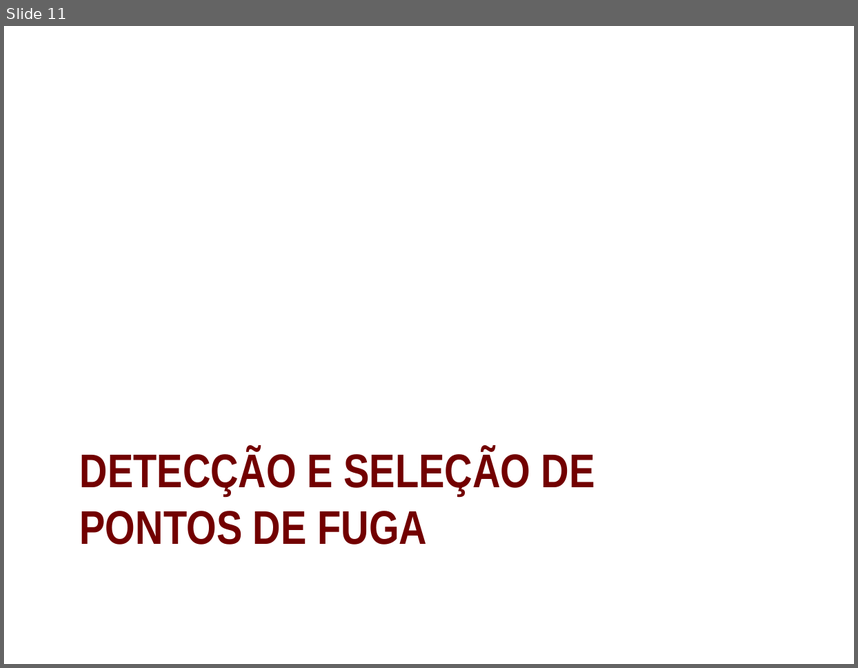
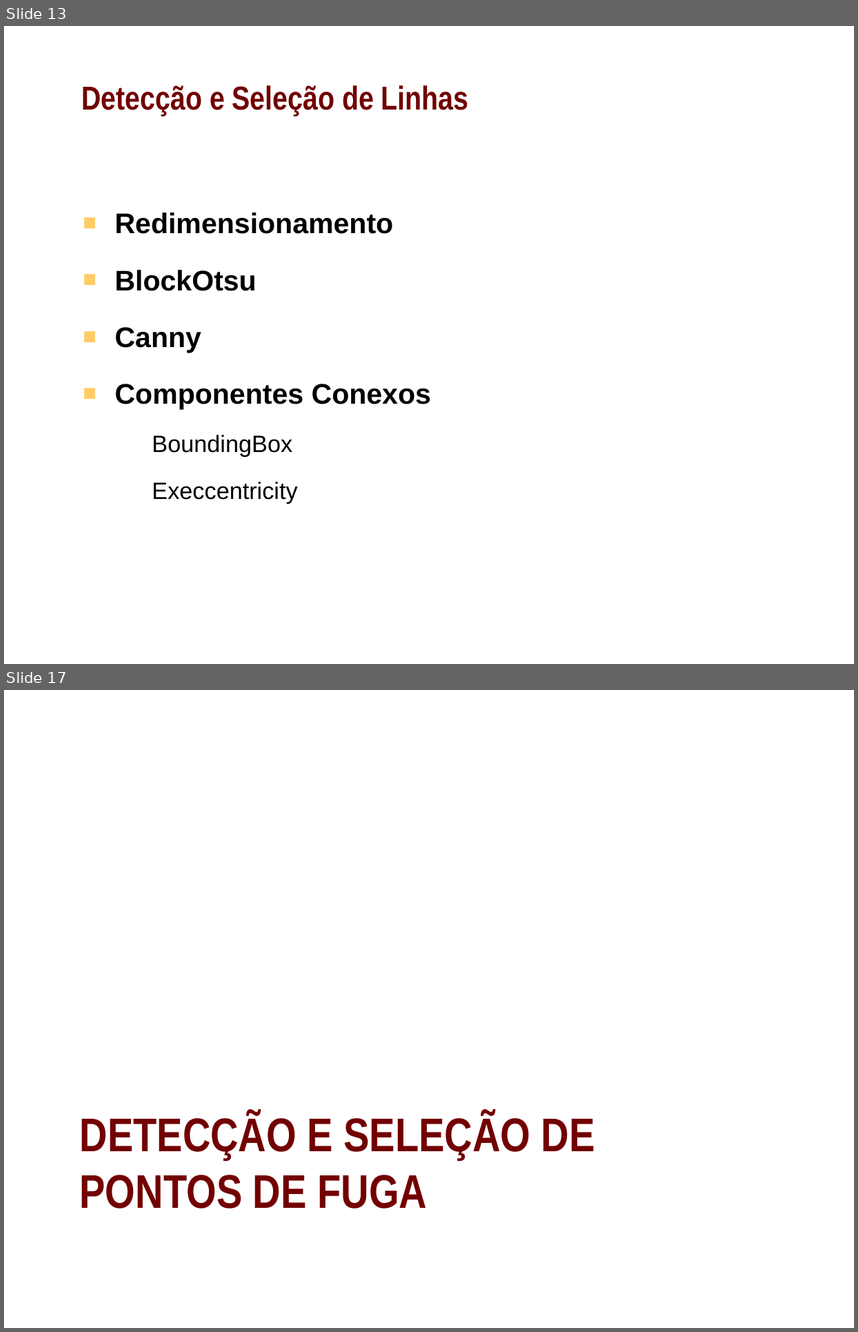
Before and after one commit to shannonyu/perspective-rectification, a slide deck: doc/pres.pptx. Shown one above the other, each under a label of ours: slide 11 before the commit, slides 13 and 17 after it; the slides between them are not shown. The pictures are 858x668 and 858x1332 pixels, drawn with LibreOffice and Linux fonts; fonts in the diff are those of the drawing; background and template pictures are left out. Boxes give left, top, right and bottom in pixels: in the first picture for what was removed or moved away, otherwise in the second. Text is boxed around its words. In the diff, an @@ line names an element or a change of style, - is before the commit and + after.

```diff
--- a/doc/pres.pptx
+++ b/doc/pres.pptx
@@ slide 13 added at bbox=[4, 26, 854, 664], background picture (left out) @@
@@ title added at bbox=[82, 85, 469, 116], 28 pt, text #720000, bold @@
+Detecção e Seleção de Linhas
@@ text added at bbox=[115, 212, 431, 503], 24 pt, text #000000, bold @@
+■ Redimensionamento
+■ BlockOtsu
+■ Canny
+■ Componentes Conexos
+  – BoundingBox
+  – Execcentricity
@@ what was slide 11 is now slide 17 @@
```
Also in this commit, not shown: 2 slides changed, 10 other slides added.
